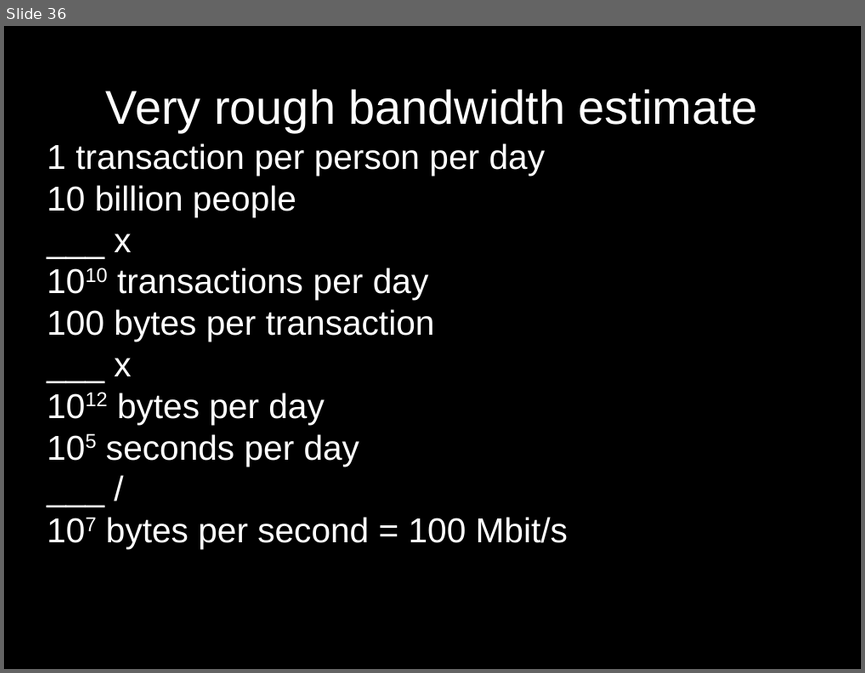
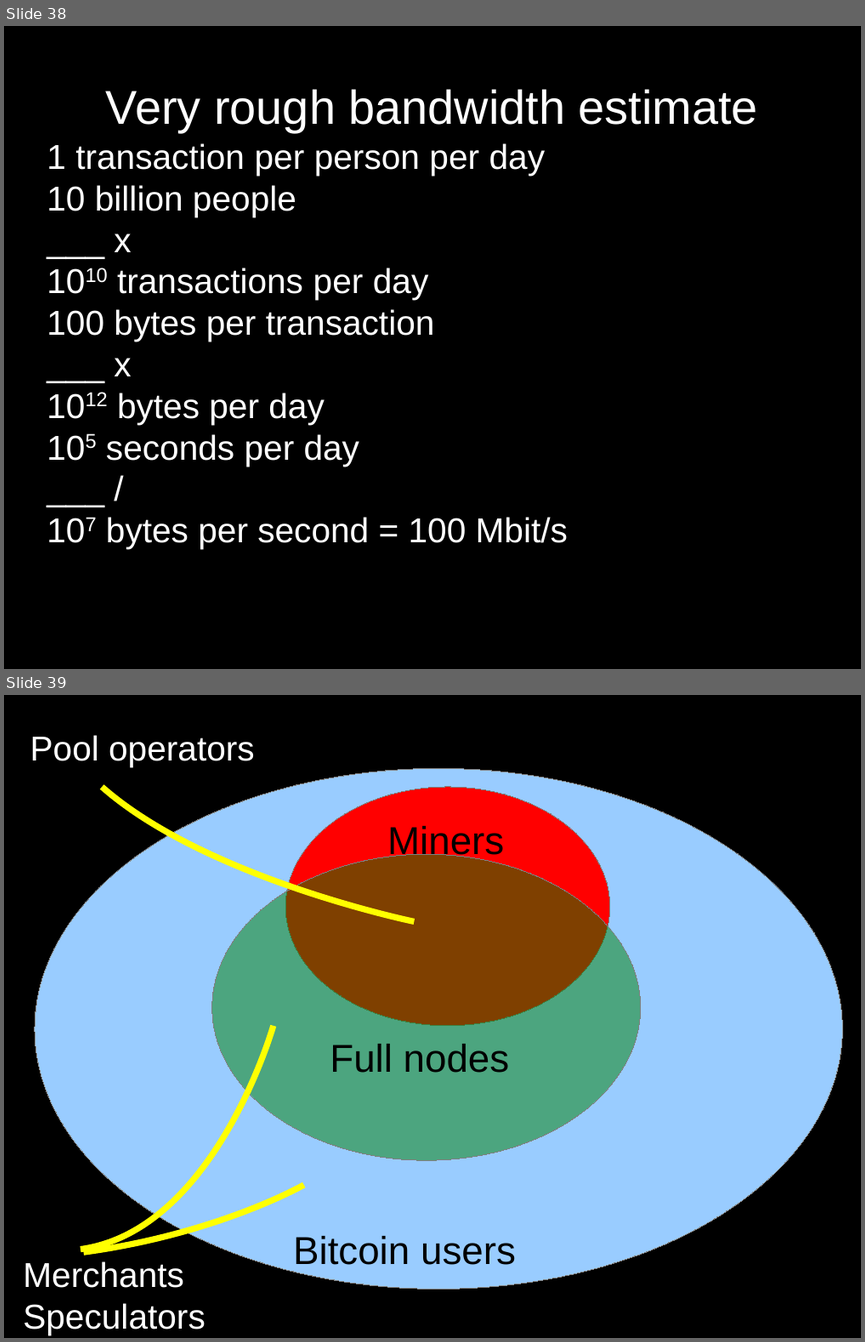
Before and after one commit to cornwarecjp/amiko-pay, a slide deck: doc/presentation.odp. Shown one above the other, each under a label of ours: slide 36 before the commit, slides 38 and 39 after it. The pictures are 865x673 and 865x1342 pixels, drawn with LibreOffice and Linux fonts; fonts in the diff are those of the drawing. Boxes give left, top, right and bottom in pixels: in the first picture for what was removed or moved away, otherwise in the second. Text is boxed around its words. In the diff, an @@ line names an element or a change of style, - is before the commit and + after.

```diff
--- a/doc/presentation.odp
+++ b/doc/presentation.odp
@@ slide 39 added at box(4, 695, 861, 1338), background #000000 @@
@@ text added at box(30, 735, 255, 766), 32 pt, text #FFFFFF @@
+Pool operators
@@ ellipse added at box(35, 768, 842, 1288), fill #99CCFF, outline #808080 0 pt @@
@@ freeform shape added at box(102, 787, 415, 921), outline #FFFF00 5.67 pt @@
@@ ellipse added at box(285, 787, 610, 1026), fill #FF0000, outline #808080 0 pt @@
@@ text added at box(387, 826, 504, 862), 36 pt, text #000000 @@
+Miners
@@ ellipse added at box(212, 855, 641, 1161), fill #008000 at 50% opacity, outline #808080 0 pt @@
@@ freeform shape added at box(80, 1026, 273, 1248), outline #FFFF00 5.67 pt @@
@@ text added at box(330, 1043, 510, 1072), 36 pt, text #000000 @@
+Full nodes
@@ freeform shape added at box(83, 1185, 303, 1253), outline #FFFF00 5.67 pt @@
@@ text added at box(293, 1236, 516, 1271), 36 pt, text #000000 @@
+Bitcoin users
@@ text added at box(23, 1261, 205, 1335), 32 pt, text #FFFFFF @@
+Merchants
+Speculators
@@ what was slide 36 is now slide 38 @@
```
Also in this commit, not shown: 11 slides changed, 2 other slides added.
